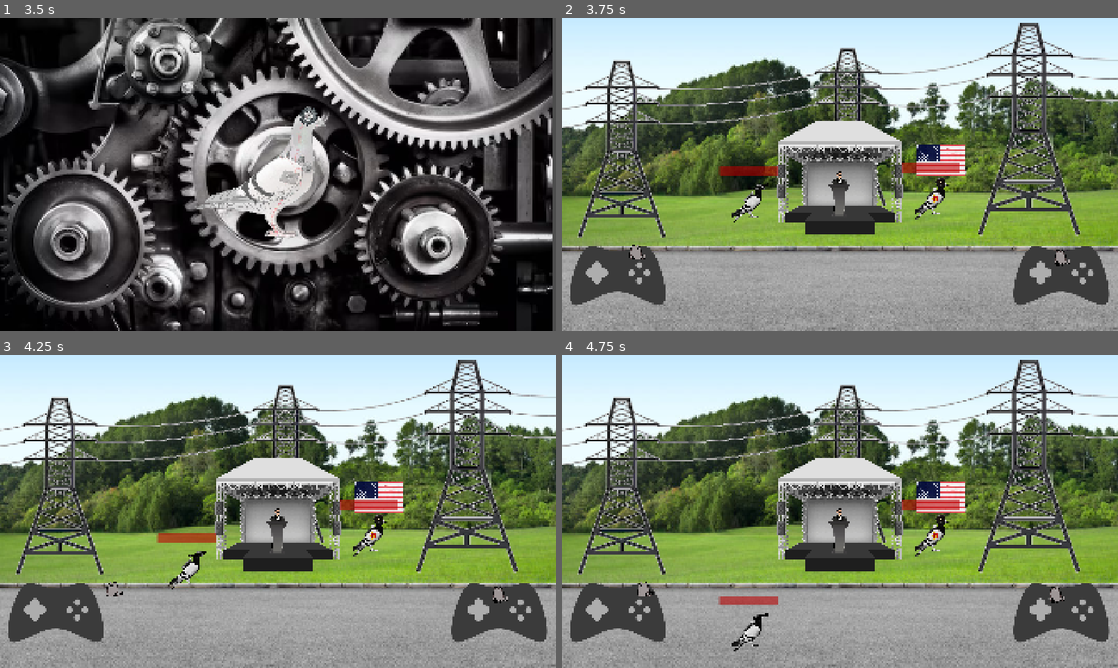
Above: before the commit, frames 1-4 (two rows, left to right).
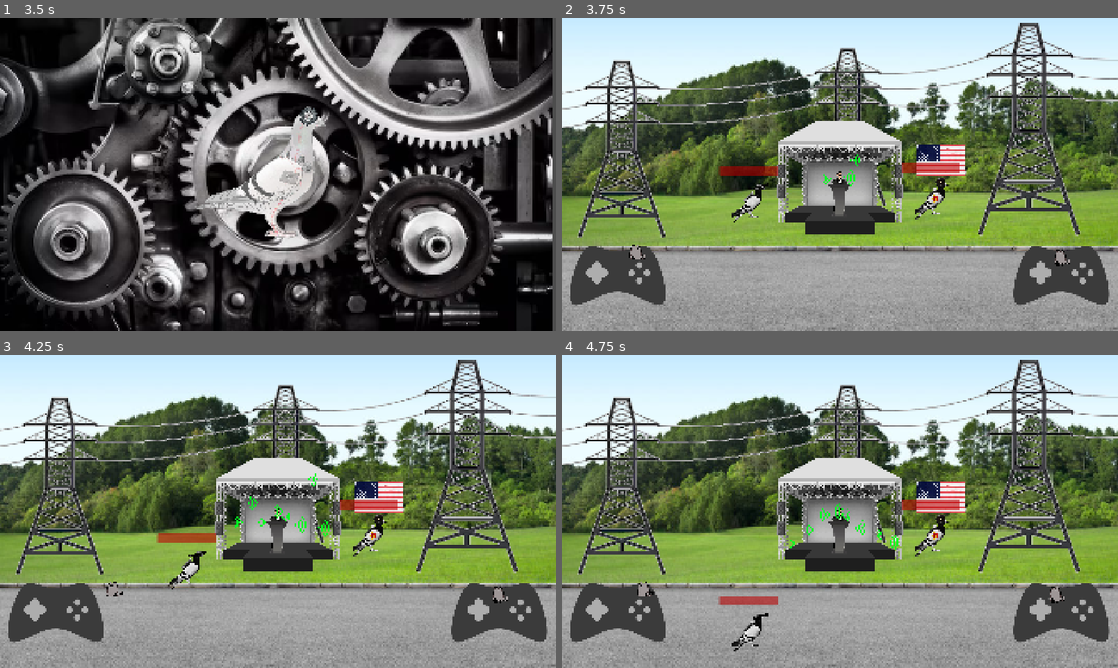
Above: after the commit, the same moments.

Repository: SteakSalkin/uol.gamejam12
Game: Godot game, scene res://loading_screen.tscn
The game is run twice, just before and just after one commit, with the same random seed, the same clock (stepped at 60 frames per second) and the same inputs.
Inputs:
- Up to frame 1 (3.5 s): tap Enter (ui_accept) at 0.5, 0.77, 1.25, 1.52, 2, 2.75, 3.02 s; hold D (player1right) 0.53-2.03 s; tap Shift (player1attack) at 0.6, 1.55, 2.1, 3.05 s; tap E (player2attack) at 0.8, 1.35, 2.3, 2.85 s; hold A (player1left) 2.03-2.78 s; hold D (player1right) from 2.78 s (still down)
- Up to frame 2 (3.75 s): keep holding D (player1right); tap Enter (ui_accept) at 3.5 s; tap Down (player2down) at 3.6 s
- Up to frame 3 (4.25 s): keep holding D (player1right); tap Enter (ui_accept) at 3.77 s; tap E (player2attack) at 3.8 s
- Up to frame 4 (4.75 s): release D (player1right) at 4.28 s; hold A (player1left) from 4.28 s (still down); tap Left (player2left) at 4.35 s; tap Enter (ui_accept) at 4.52 s; tap Shift (player1attack) at 4.55 s

Frame 1 is identical in both runs. In frame 2, less than 0.1% of the frame differs, in the area x 47-54%, y 43-54%; in frame 3, 0.2%, in the area x 42-60%, y 37-58%; in frame 4, 0.2%.

Commit message:
added echo wave particle

Diff:
--- /dev/null
+++ b/level/level.gd
@@ -0,0 +1,18 @@
+extends Node2D
+
+
+# Called when the node enters the scene tree for the first time.
+func _ready() -> void:
+	$"Winning massage/Player 1 Won".hide()
+	$"Winning massage/Player 2 Won".hide()
+
+
+# Called every frame. 'delta' is the elapsed time since the previous frame.
+func _process(delta: float) -> void:
+	pass
+
+func player_1_wins() -> void:
+	$"Winning massage/Player 1 Won".show()
+
+func player_2_wins() -> void:
+	$"Winning massage/Player 2 Won".show()
--- a/level/level.tscn
+++ b/level/level.tscn
@@ -1,7 +1,8 @@
-[gd_scene load_steps=33 format=4 uid="uid://bb0kw0xl5qc8x"]
+[gd_scene load_steps=36 format=4 uid="uid://bb0kw0xl5qc8x"]
 
 [ext_resource type="PackedScene" uid="uid://h6krtr40hd7n" path="res://player/player2.tscn" id="1_6gtgk"]
 [ext_resource type="PackedScene" uid="uid://ckdj6vcka7v2d" path="res://player/player.tscn" id="1_7lnir"]
+[ext_resource type="Script" uid="uid://d0iaojq63mw70" path="res://level/level.gd" id="1_fm1jd"]
 [ext_resource type="Texture2D" uid="uid://c15cpd5x0l0hj" path="res://assets/tilemap/TX Tileset Grass.png" id="2_5gx2l"]
 [ext_resource type="PackedScene" uid="uid://7b4206mfux5" path="res://player/cat_2.tscn" id="2_m3nah"]
 [ext_resource type="PackedScene" uid="uid://bl3gkcoyu088s" path="res://player/cat_1.tscn" id="3_l5lfc"]
@@ -14,6 +15,7 @@
 [ext_resource type="Texture2D" uid="uid://dkcv4ghajwkgp" path="res://assets/man_holding_a_speech.png.png" id="10_cw150"]
 [ext_resource type="Texture2D" uid="uid://crvn2w6acff1v" path="res://assets/us_flag.png" id="11_xii2b"]
 [ext_resource type="Texture2D" uid="uid://sp3e0h2vvjlp" path="res://assets/hochspannungsleitungen.png" id="12_rhqlf"]
+[ext_resource type="Texture2D" uid="uid://bt3qu43i0oe8s" path="res://assets/echo_wave.png" id="16_7jqyl"]
 
 [sub_resource type="TileSetAtlasSource" id="TileSetAtlasSource_qohg2"]
 texture = ExtResource("2_5gx2l")
@@ -1072,7 +1074,15 @@
 a = Vector2(-1383, -656)
 b = Vector2(-185, -778)
 
+[sub_resource type="LabelSettings" id="LabelSettings_m3nah"]
+font_size = 192
+font_color = Color(0, 0, 0, 1)
+outline_size = 32
+shadow_size = 64
+shadow_color = Color(0, 0, 0, 0.7490196)
+
 [node name="level" type="Node2D"]
+script = ExtResource("1_fm1jd")
 
 [node name="Player2" parent="." instance=ExtResource("1_6gtgk")]
 z_index = 1000
@@ -1161,3 +1171,50 @@
 [node name="CollisionShape2D2" type="CollisionShape2D" parent="Healbox"]
 shape = SubResource("SegmentShape2D_l5lfc")
 debug_color = Color(0.93620837, 0.23923486, 0.24048677, 0.41960785)
+
+[node name="Winning massage" type="Node2D" parent="."]
+position = Vector2(-1000, -100)
+
+[node name="Player 1 Won" type="Label" parent="Winning massage"]
+visible = false
+z_index = 4000
+offset_right = 1483.0
+offset_bottom = 175.0
+text = "Spieler 1 hat gewonnen!"
+label_settings = SubResource("LabelSettings_m3nah")
+
+[node name="Player 2 Won" type="Label" parent="Winning massage"]
+visible = false
+z_index = 4000
+offset_right = 1483.0
+offset_bottom = 175.0
+text = "Spieler 2 hat gewonnen!"
+label_settings = SubResource("LabelSettings_m3nah")
+
+[node name="Particle" type="Node2D" parent="."]
+z_index = 100
+
+[node name="CPUParticlesLeft" type="CPUParticles2D" parent="Particle"]
+amount = 4
+texture = ExtResource("16_7jqyl")
+preprocess = 0.13
+direction = Vector2(0, 0)
+gravity = Vector2(0, 0)
+initial_velocity_min = 400.0
+initial_velocity_max = 600.0
+angle_min = -90.0
+angle_max = -90.0
+scale_amount_min = 0.2
+scale_amount_max = 0.3
+
+[node name="CPUParticlesRight" type="CPUParticles2D" parent="Particle"]
+amount = 4
+texture = ExtResource("16_7jqyl")
+direction = Vector2(-1, 0)
+gravity = Vector2(0, 0)
+initial_velocity_min = 400.0
+initial_velocity_max = 600.0
+angle_min = 90.0
+angle_max = 90.0
+scale_amount_min = 0.2
+scale_amount_max = 0.3
--- a/player/player.gd
+++ b/player/player.gd
@@ -7,7 +7,7 @@
 const MAX_JUMP_VELOCITY = -600.0
 const MAX_HEALTH = 20.0
 const HEAL_AMOUNT = 2.0
-const DAMAGE_AMOUNT = 2.0
+const DAMAGE_AMOUNT = 1.0
 
 var is_flipped = false
 var health = MAX_HEALTH
@@ -57,8 +57,8 @@
 	else:
 		velocity.x = move_toward(velocity.x, 0, SPEED)
 
-	if button_hit and is_touching_player:
-		button_hit = false
+	if button_hit and is_touching_player and Input.is_action_just_pressed("player1attack"):
+		#button_hit = false
 		get_node("/root/level/Player2").animation_taking_damage()
 		animation_attack()
 		get_node("/root/level/Player2").get_damage(DAMAGE_AMOUNT)
@@ -93,6 +93,7 @@
 	$HealthBar.value = health
 	if health < 1:
 		get_node("/root/level/Player2").animation_backflip()
+		get_node("/root/level").player_1_wins()
 		die()
 
 func get_healed(heal: float) -> void:
--- a/player/player2.gd
+++ b/player/player2.gd
@@ -7,7 +7,7 @@
 const MAX_JUMP_VELOCITY = -600.0
 const MAX_HEALTH = 20.0
 const HEAL_AMOUNT = 2.0
-const DAMAGE_AMOUNT = 2.0
+const DAMAGE_AMOUNT = 1.0
 
 var is_flipped = false
 var health = MAX_HEALTH
@@ -57,8 +57,8 @@
 	else:
 		velocity.x = move_toward(velocity.x, 0, SPEED)
 
-	if button_hit and is_touching_player:
-		button_hit = false
+	if button_hit and is_touching_player and Input.is_action_just_pressed("player2attack"):
+		#button_hit = false
 		get_node("/root/level/Player").animation_taking_damage()
 		animation_attack()
 		get_node("/root/level/Player").get_damage(DAMAGE_AMOUNT)
@@ -93,6 +93,7 @@
 	$HealthBar.value = health
 	if health < 1:
 		get_node("/root/level/Player").animation_backflip()
+		get_node("/root/level").player_2_wins()
 		die()
 
 func get_healed(heal: float) -> void:
Binary file added: assets/echo_wave.png
Not shown, added: assets/echo_wave.png.import
Not shown, added: level/level.gd.uid
